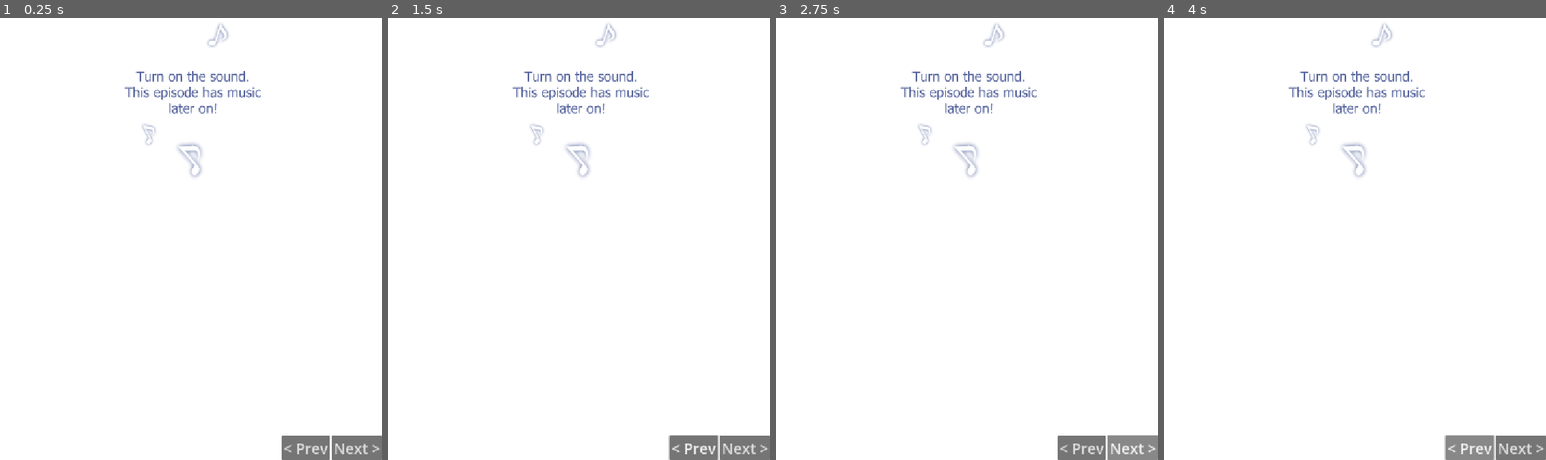
Above: before the commit, frames 1-4 (left to right).
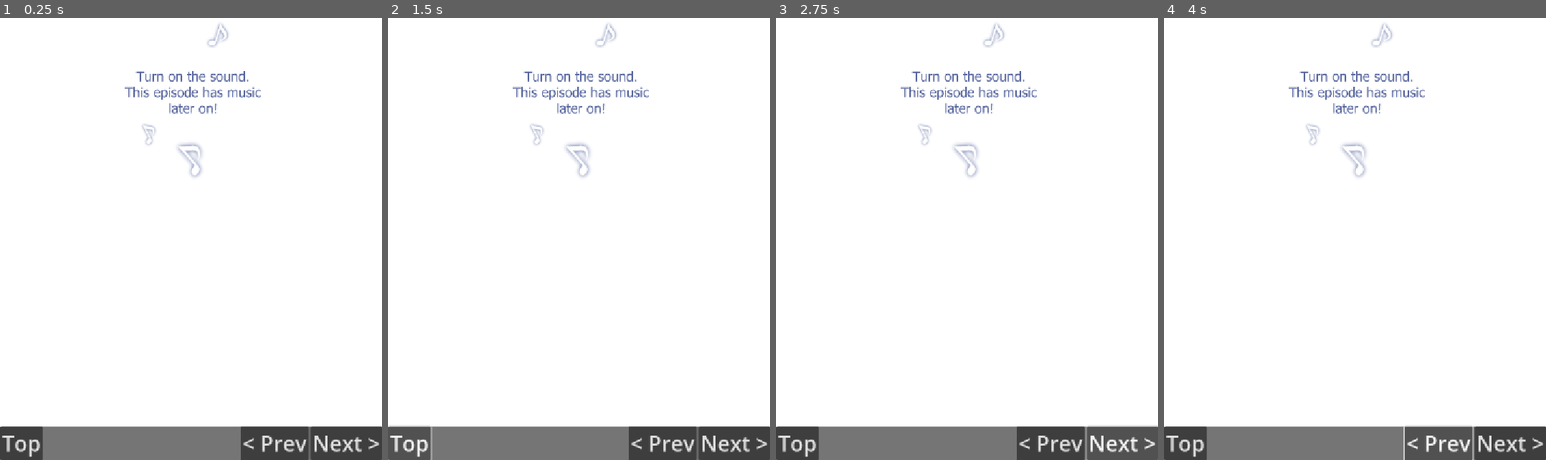
Above: after the commit, the same moments.

Repository: VivianVerdant/godotoon
Game: Godot game, scene res://node_2d.tscn
The game is run twice, just before and just after one commit, with the same random seed, the same clock (stepped at 60 frames per second) and the same inputs.
Inputs (mouse positions are in pixels of both pictures, inside the frame that each line leads up to):
- Up to frame 1 (0.25 s): no input
- Up to frame 2 (1.5 s): click "< Prev" at 0.5 s; click (410, 442) at 1.25 s, where only the run after the commit has a clickable "Top"
- Up to frame 3 (2.75 s): click "Next >" at 2 s
- Up to frame 4 (4 s): click "Next >" at 2.75 s; click "< Prev" at 3.5 s

The runs differ from the first frame. In frame 1, 7.5% of the frame differs, in the area x 0-100%, y 92-100%; in frame 2, 7.4%; in frame 3, 7.5%; in frame 4, 7.4%.

Commit message:
scroll to top

Diff:
--- a/project/default_theme.tres
+++ b/project/default_theme.tres
@@ -1,4 +1,4 @@
 [gd_resource type="Theme" format=3 uid="uid://dqc40oirvty20"]
 
 [resource]
-Button/font_sizes/font_size = 31
+Button/font_sizes/font_size = 45
--- a/project/episode_container.gd
+++ b/project/episode_container.gd
@@ -2,14 +2,24 @@
 
 func _input(event: InputEvent) -> void:
 
-	if event is InputEventScreenTouch and not %bottom_menu.visible:
-		%bottom_menu.visible = !%bottom_menu.visible
+	if event is InputEventScreenTouch and event.pressed and not %bottom_menu.visible:
+		bottom_menu_fade_in()
 	if event is InputEventMouseButton and not %bottom_menu.visible:
 		if event.button_index == MOUSE_BUTTON_LEFT and event.pressed:
-			%bottom_menu.visible = !%bottom_menu.visible
+			bottom_menu_fade_in()
 
 	if event is InputEventScreenDrag:
-		%bottom_menu.visible = false
+		bottom_menu_fade_out()
 	if event is InputEventMouseButton:
 		if event.button_index == MOUSE_BUTTON_WHEEL_UP or event.button_index == MOUSE_BUTTON_WHEEL_DOWN and event.pressed:
-			%bottom_menu.visible = false
+			bottom_menu_fade_out()
+
+func bottom_menu_fade_in():
+	%bottom_menu.set_visible(true)
+	var tween = create_tween()
+	tween.tween_property(%bottom_menu, "modulate", Color(1.0,1.0,1.0,1.0), .1)
+
+func bottom_menu_fade_out():
+	var tween = create_tween()
+	tween.tween_property(%bottom_menu, "modulate", Color(1.0,1.0,1.0,0.0), .25)
+	tween.tween_property(%bottom_menu, "visible", false, .25)
--- a/project/main_container.gd
+++ b/project/main_container.gd
@@ -13,6 +13,13 @@
 func _on_prev_button_up() -> void:
 	print("prev")
 
-
 func _on_next_button_up() -> void:
 	print("next")
+
+func _on_scroll_top_button_up() -> void:
+	var tween = create_tween()
+	tween.set_trans(Tween.TRANS_SINE)
+	tween.set_ease(Tween.EASE_IN_OUT)
+	var percent = %episode_container.scroll_vertical / %episode_container.get_v_scroll_bar().max_value
+	tween.tween_property(%episode_container, "scroll_vertical", 0.0, 4.0 * percent)
+	%episode_container.scroll_vertical
--- /dev/null
+++ b/project/node_2d.tres
@@ -0,0 +1,30 @@
+[gd_resource type="VisualShader" load_steps=2 format=3 uid="uid://berm3qsf4ijc1"]
+
+[sub_resource type="VisualShaderNodeFloatConstant" id="VisualShaderNodeFloatConstant_ugxv1"]
+output_port_for_preview = 0
+constant = 0.445
+
+[resource]
+code = "shader_type canvas_item;
+render_mode blend_mix;
+
+
+
+
+void fragment() {
+// FloatConstant:2
+	float n_out2p0 = 0.445000;
+
+
+// Output:0
+	COLOR.a = n_out2p0;
+
+
+}
+"
+mode = 1
+flags/light_only = false
+nodes/fragment/0/position = Vector2(880, 80)
+nodes/fragment/2/node = SubResource("VisualShaderNodeFloatConstant_ugxv1")
+nodes/fragment/2/position = Vector2(480, 120)
+nodes/fragment/connections = PackedInt32Array(2, 0, 0, 1)
--- a/project/node_2d.tscn
+++ b/project/node_2d.tscn
@@ -27,22 +27,31 @@
 layout_mode = 2
 size_flags_horizontal = 6
 
-[node name="bottom_menu" type="HBoxContainer" parent="."]
+[node name="bottom_menu" type="PanelContainer" parent="."]
 unique_name_in_owner = true
 layout_mode = 2
 size_flags_vertical = 8
 
-[node name="margin_container" type="MarginContainer" parent="bottom_menu"]
+[node name="h_menu" type="HBoxContainer" parent="bottom_menu"]
+layout_mode = 2
+size_flags_vertical = 8
+
+[node name="scroll_top_button" type="Button" parent="bottom_menu/h_menu"]
+layout_mode = 2
+text = "Top"
+
+[node name="margin_container" type="MarginContainer" parent="bottom_menu/h_menu"]
 layout_mode = 2
 size_flags_horizontal = 3
 
-[node name="prev_button" type="Button" parent="bottom_menu"]
+[node name="prev_button" type="Button" parent="bottom_menu/h_menu"]
 layout_mode = 2
 text = "< Prev"
 
-[node name="next_button" type="Button" parent="bottom_menu"]
+[node name="next_button" type="Button" parent="bottom_menu/h_menu"]
 layout_mode = 2
 text = "Next >"
 
-[connection signal="button_up" from="bottom_menu/prev_button" to="." method="_on_prev_button_up"]
-[connection signal="button_up" from="bottom_menu/next_button" to="." method="_on_next_button_up"]
+[connection signal="button_up" from="bottom_menu/h_menu/scroll_top_button" to="." method="_on_scroll_top_button_up"]
+[connection signal="button_up" from="bottom_menu/h_menu/prev_button" to="." method="_on_prev_button_up"]
+[connection signal="button_up" from="bottom_menu/h_menu/next_button" to="." method="_on_next_button_up"]
